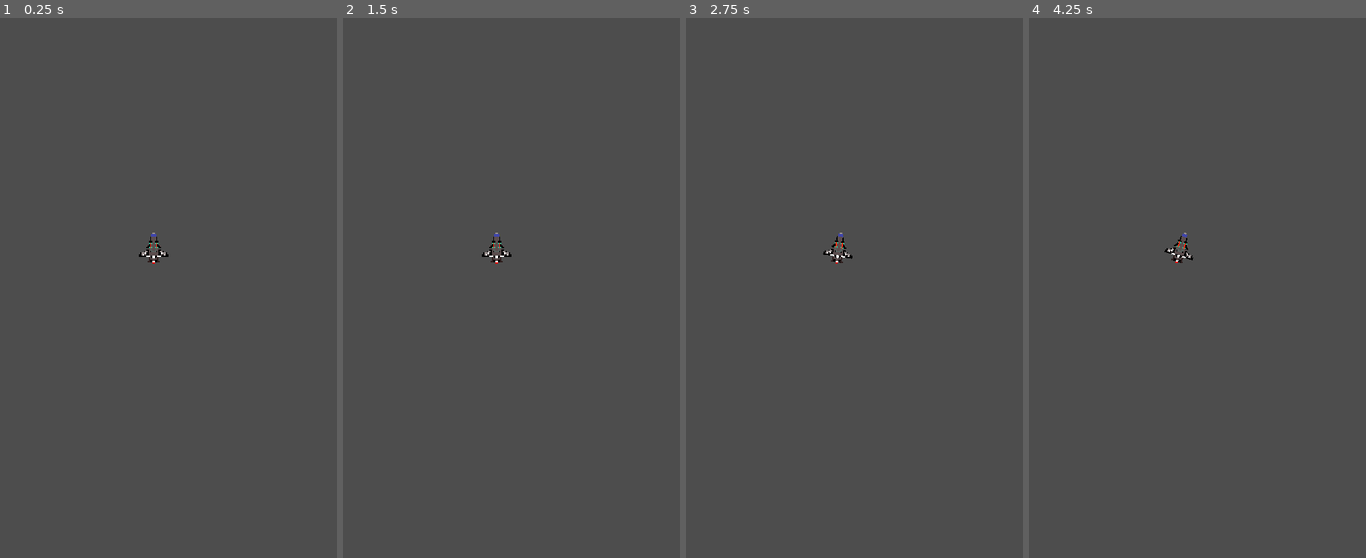
Above: before the commit, frames 1-4 (left to right).
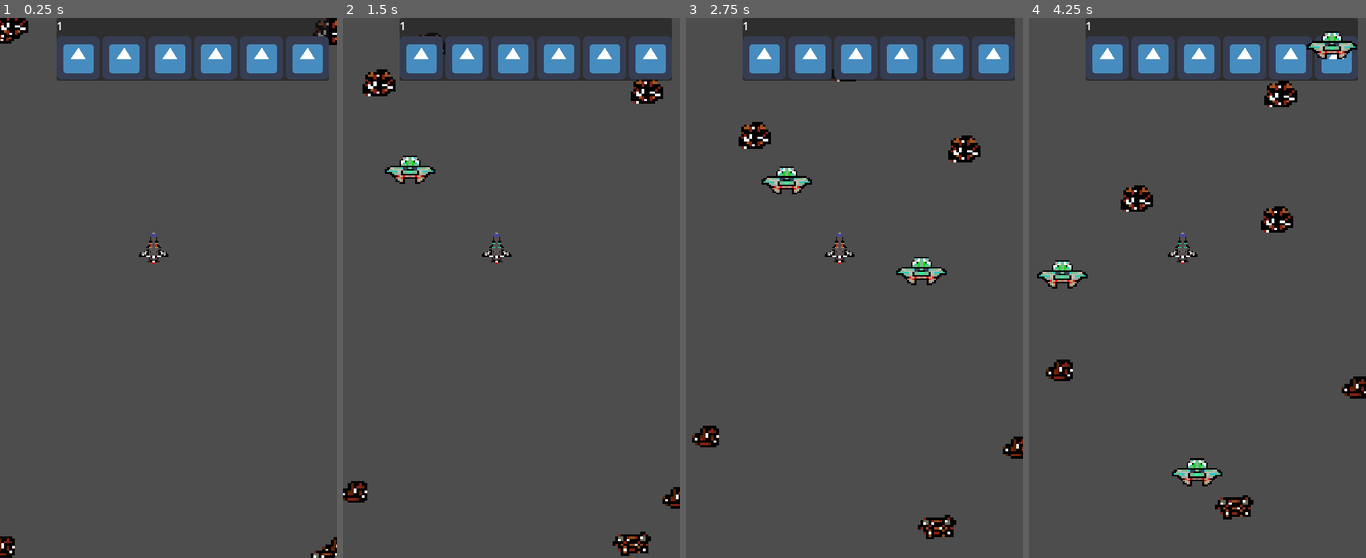
Above: after the commit, the same moments.

Repository: moralesalan96-design/space-rocks
Game: Godot game, scene res://Main/Main.tscn
Two runs of this game, one before a commit and one after it. Both use one fixed random seed, a clock stepped at 60 frames per second and the inputs below. The engine's default icon, where the game draws it, is replaced by a stand-in: a white triangle on a blue panel in a dark square.
Inputs:
- Up to frame 1 (0.25 s): no input
- Up to frame 2 (1.5 s): tap S (fire) at 0.6, 1.35 s
- Up to frame 3 (2.75 s): tap D (turn_ccw) at 2.1 s; tap S (fire) at 2.3 s
- Up to frame 4 (4.25 s): tap A (turn_cw) at 2.85 s; tap S (fire) at 3.05, 3.6 s

The runs differ from the first frame. In frame 1, 7.0% of the frame differs, in the area x 0-100%, y 0-100%; in frame 2, 8.1%; in frame 3, 8.8%; in frame 4, 9.5%, in the area x 2-100%, y 0-93%.
Error after the commit: Parse Error: Identifier "player" not declared in the current scope. (res://Ship/Ship.gd:24)

Commit message:
Broken: need to review code

Diff:
--- a/Code/Main/Main.gd
+++ b/Code/Main/Main.gd
@@ -9,7 +9,7 @@
 
 var players: Array[PlayerUI]
 
-func _read() -> void:
+func _ready() -> void:
 	ufo_timer.timeout.connect(on_ufo_spawned)
 	spawn_rocks(6)
 	spawn_player()
--- a/Code/Main/Main.tscn
+++ b/Code/Main/Main.tscn
@@ -9,5 +9,5 @@
 [node name="Ship" parent="." unique_id=1440971799 instance=ExtResource("4_hh5pf")]
 position = Vector2(228, 332)
 
-[node name="Ufo Timer" type="Timer" parent="." unique_id=1227431596]
+[node name="UfoTimer" type="Timer" parent="." unique_id=1227431596]
 autostart = true
--- a/Code/PlayerUI/PlayerUi.gd
+++ b/Code/PlayerUI/PlayerUi.gd
@@ -2,9 +2,12 @@
 class_name PlayerUI
 
 const LIFE = preload("res://PlayerUI/assets/life.tscn")
+const SHIP = preload("res://Ship/Ship.tscn")
 
 @onready var score_ui: Label = $VBox/ScoreUI
 @onready var lives_ui: HBoxContainer = $VBox/LivesUI
+
+
 
 var score: int = 0
 var lives: int = 3
@@ -30,3 +33,8 @@
 	for l in lives:
 		var life = LIFE.instantiate()
 		lives_ui.add_child(life)
+
+func spawn_ship():
+	var ship = SHIP.instantiate()
+	ship.player = self
+	add_child(ship)
--- a/Code/Ship/Ship.gd
+++ b/Code/Ship/Ship.gd
@@ -3,7 +3,10 @@
 
 const Bullet: PackedScene = preload("res://Bullet/Bullet.tscn")
 
+
 var turn_speed: float = 500 # degrees / sec.
+var thrust_power: float = 10 #multiplier.px/ sec
+var velocity: Vector2 = Vector2.ZERO
 
 func _process(delta: float) -> void:
 	if Input.is_action_just_pressed("fire"):
@@ -18,6 +21,7 @@
 func fire():
 	print("Fire!")
 	var bullet: Bullet = Bullet.instantiate()
-	bullet.position = position
+	bullet.player = player
+	bullet.position = self.position
 	bullet.rotation = rotation
 	get_parent().add_child(bullet)
--- a/Code/UFO/UFO.gd
+++ b/Code/UFO/UFO.gd
@@ -3,7 +3,7 @@
 
 const BULLET = preload("res://Bullet/Bullet.tscn")
 @onready var timer: Timer = $Timer
-@onready var fire
+@onready var fire_timer: Timer = $FireTimer
 
 var speed: float = 200.0 # px /sec.
 var velocity_y: float = 0.0
